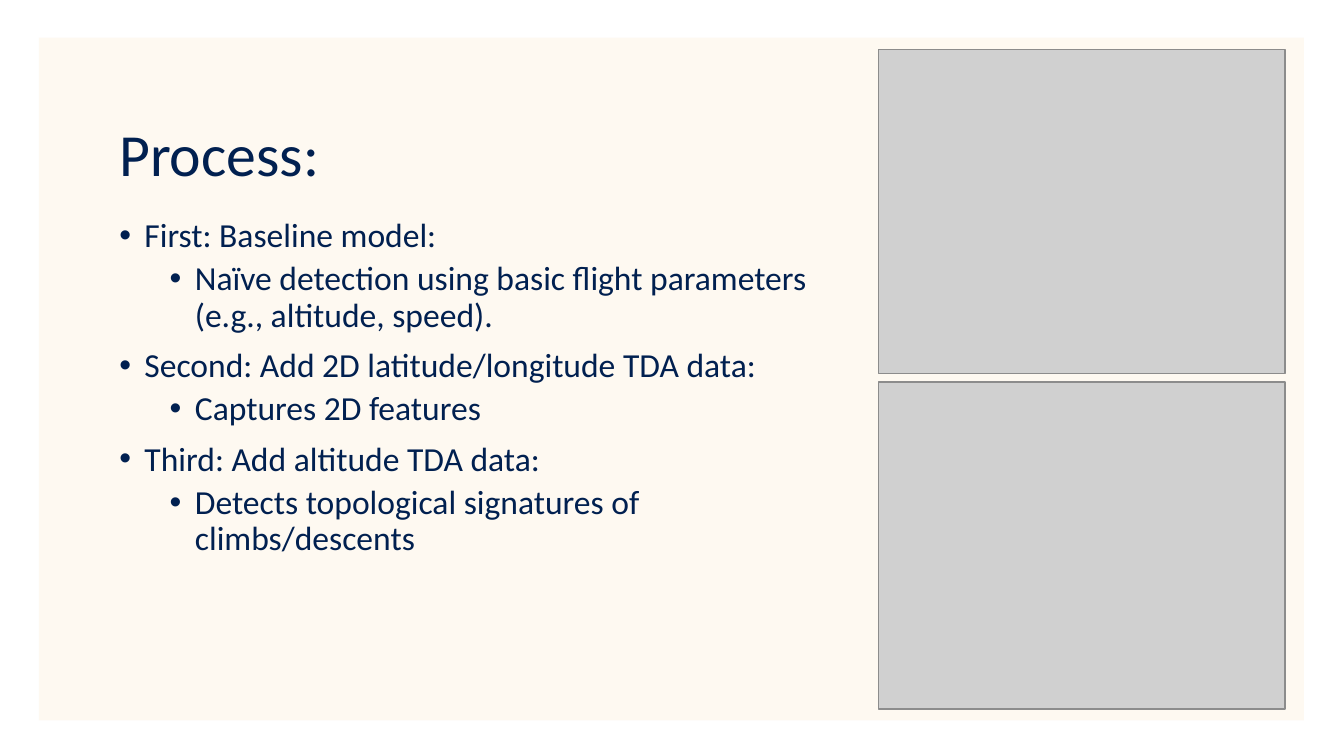
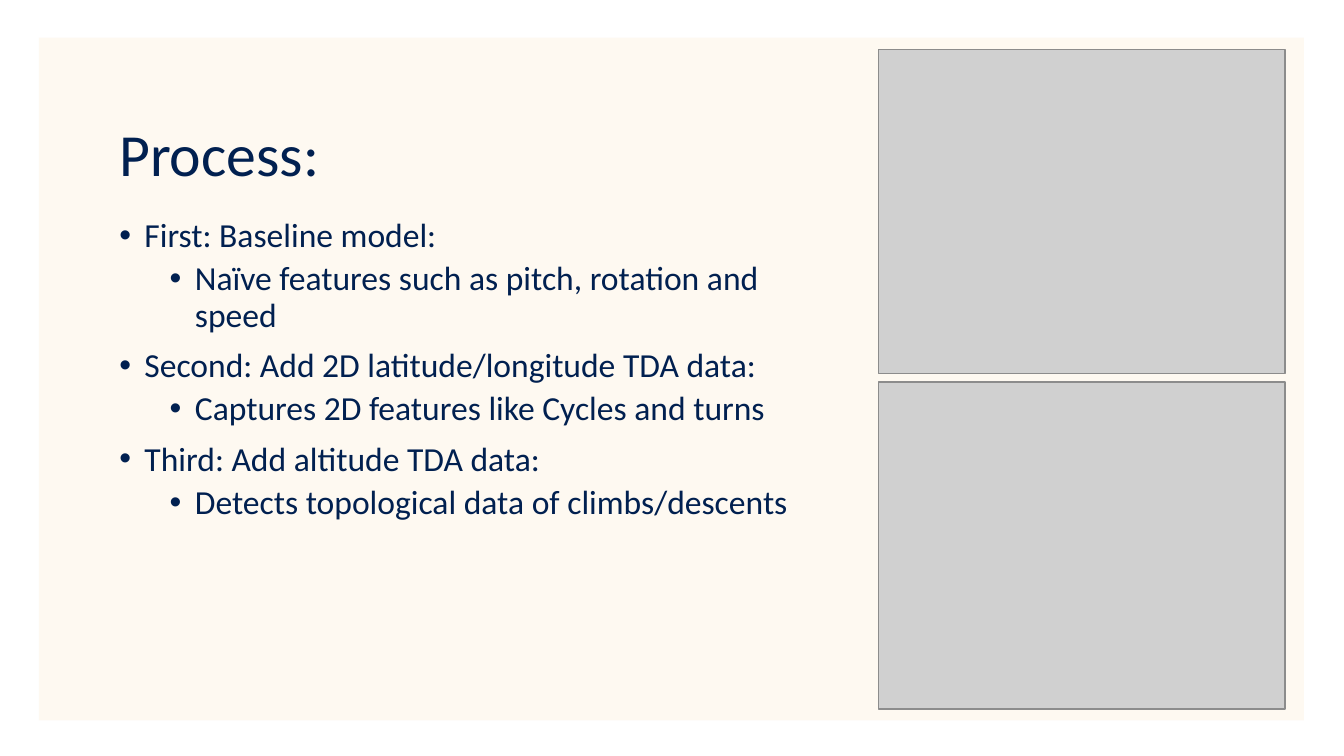
Before and after one commit to tobbensol/masters-thesis, a slide deck: slide 4 of various other files/Results.pptx. Drawn at 1344x756 pixels with LibreOffice and Linux fonts; fonts in the diff are those of the drawing; grey boxes stand for pictures; background and template pictures are left out. Boxes give left, top, right and bottom in pixels: in the first picture for what was removed or moved away, otherwise in the second. Text is boxed around its words. In the diff, an @@ line names an element or a change of style, - is before the commit and + after.

Commit message:
updated the powerpoint wording and structure a bit

```diff
--- a/various other files/Results.pptx
+++ b/various other files/Results.pptx
@@ text at box(195, 266, 758, 333): text changed @@
-  • Naïve detection using basic flight parameters (e.g., altitude, speed).
+  • Naïve features such as pitch, rotation and speed
@@ text at box(195, 396, 764, 426): text changed @@
-  • Captures 2D features
+  • Captures 2D features like Cycles and turns
@@ text at box(195, 490, 787, 520): text changed @@
-  • Detects topological signatures of climbs/descents
+  • Detects topological data of climbs/descents
```
Also in this commit, not shown: 2 other slides changed.
